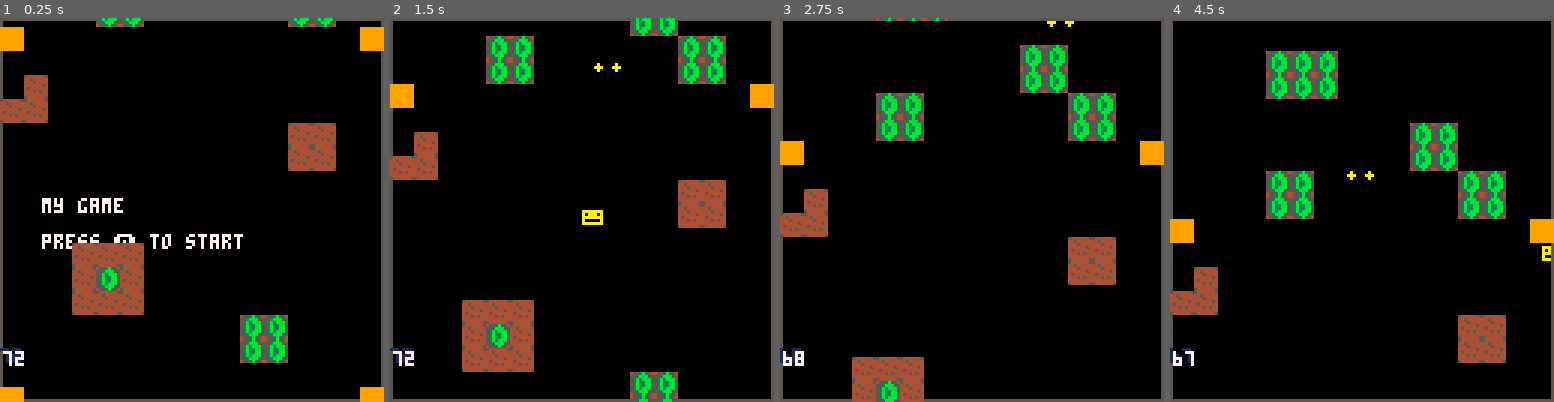
Above: before the commit, frames 1-4 (left to right).
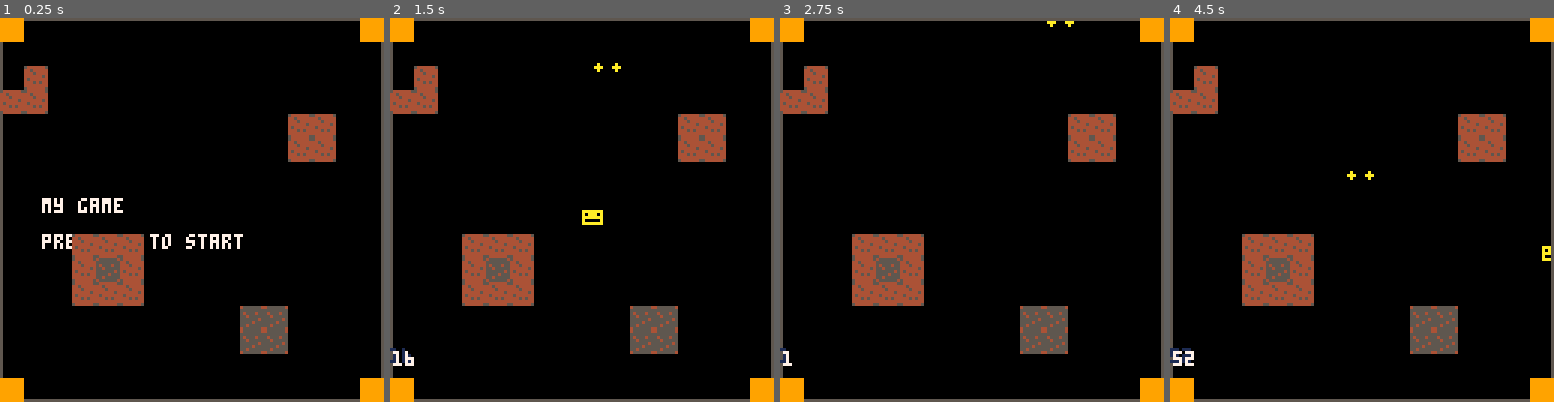
Above: after the commit, the same moments.

Repository: morningtoast/pico8-caravan
Game: PICO-8 cartridge caravan.p8
Same seed, same stepped clock (60 frames per second), same inputs: the game is played once before the commit and once after it.
Inputs:
- Up to frame 1 (0.25 s): no input
- Up to frame 2 (1.5 s): tap X (X key) at 0.33, 1.07 s; tap O (Z key) at 0.7 s
- Up to frame 3 (2.75 s): hold Right 1.6-2.1 s; tap O (Z key) at 1.7, 2.1, 2.5 s; tap X (X key) at 1.85 s; hold Up 2.15-2.42 s; hold Right from 2.47 s (still down)
- Up to frame 4 (4.5 s): tap O (Z key) every 0.4 s from 2.9 to 4.1 s; tap X (X key) at 2.97, 4.08 s; release Right at 3.03 s; hold Left 3.08-3.58 s; hold Down 3.63-3.97 s; hold Right from 4.02 s (still down)

The runs differ from the first frame. In frame 1, 6.9% of the frame differs, in the area x 0-100%, y 0-97%; in frame 2, 20%, in the area x 0-100%, y 0-100%; in frame 3, 19%; in frame 4, 20%.

Commit message:
Trying to figure out scrolling map tiles

Diff:
--- a/caravan.p8
+++ b/caravan.p8
@@ -586,18 +586,19 @@
 	cart_draw()
 	rect(0,0,127,127,5)
 	map(0,0, 0,mapy, 32,128)
-	mapy+=.25
-
-
+	--mapy+=.25
+
+	--[[
 	for obj in all(objects) do
 		spr(3, obj.x,obj.y)
 		obj.y+=.25
 
 		if obj.y>130 then del(objects,obj) end
 	end
+	]]
 	--debug=mget(0,63)
 
-	debug=#objects
+	--debug=#objects
 
 
 	if debug then print(debug, 0,110, 1) print(debug, 1,111, 7) end
